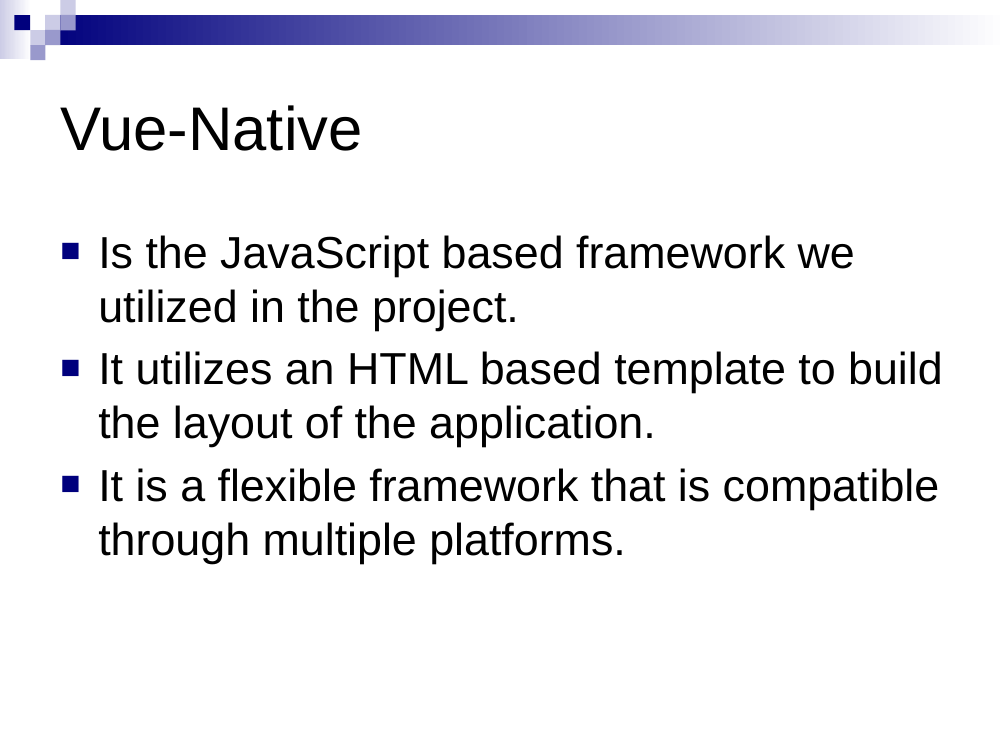
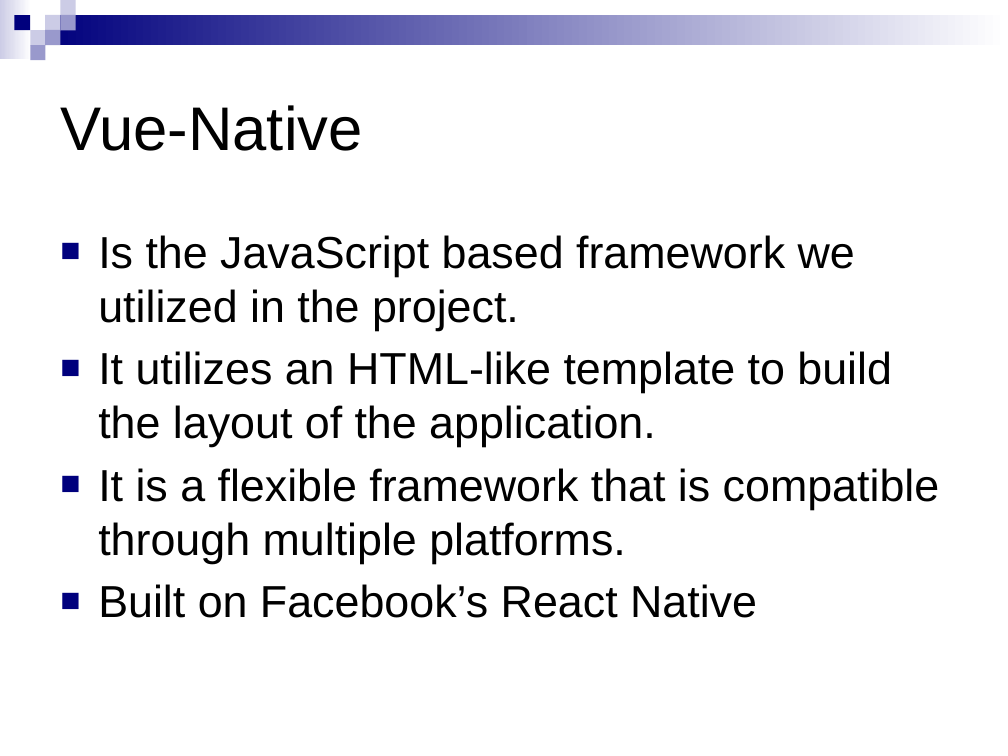
Before and after one commit to ryan-pratt/SE2-poker-app, a slide deck: slide 5 of Software Engineering 2.pptx. Drawn at 1008x756 pixels with LibreOffice and Linux fonts; fonts in the diff are those of the drawing. Boxes give left, top, right and bottom in pixels: in the first picture for what was removed or moved away, otherwise in the second. Text is boxed around its words. In the diff, an @@ line names an element or a change of style, - is before the commit and + after.

```diff
--- a/Software Engineering 2.pptx
+++ b/Software Engineering 2.pptx
@@ text at (x1=98, y1=351, x2=892, y2=447): text changed @@
-■ It utilizes an HTML based template to build the layout of the application.
+■ It utilizes an HTML-like template to build the layout of the application.
@@ text at (x1=98, y1=584, x2=757, y2=618): paragraph added @@
+■ Built on Facebook’s React Native
```
Also in this commit, not shown: 2 other slides changed.
